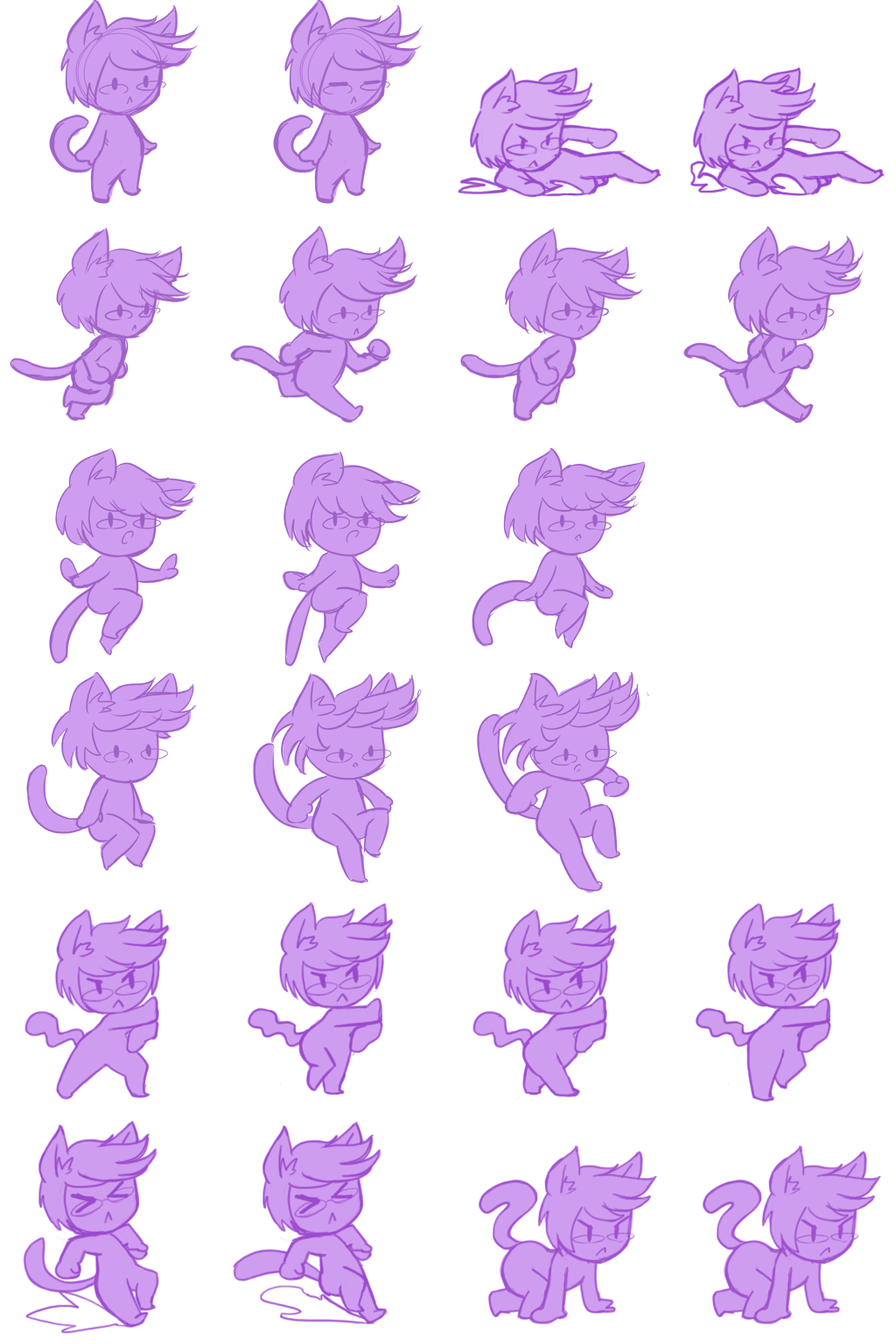
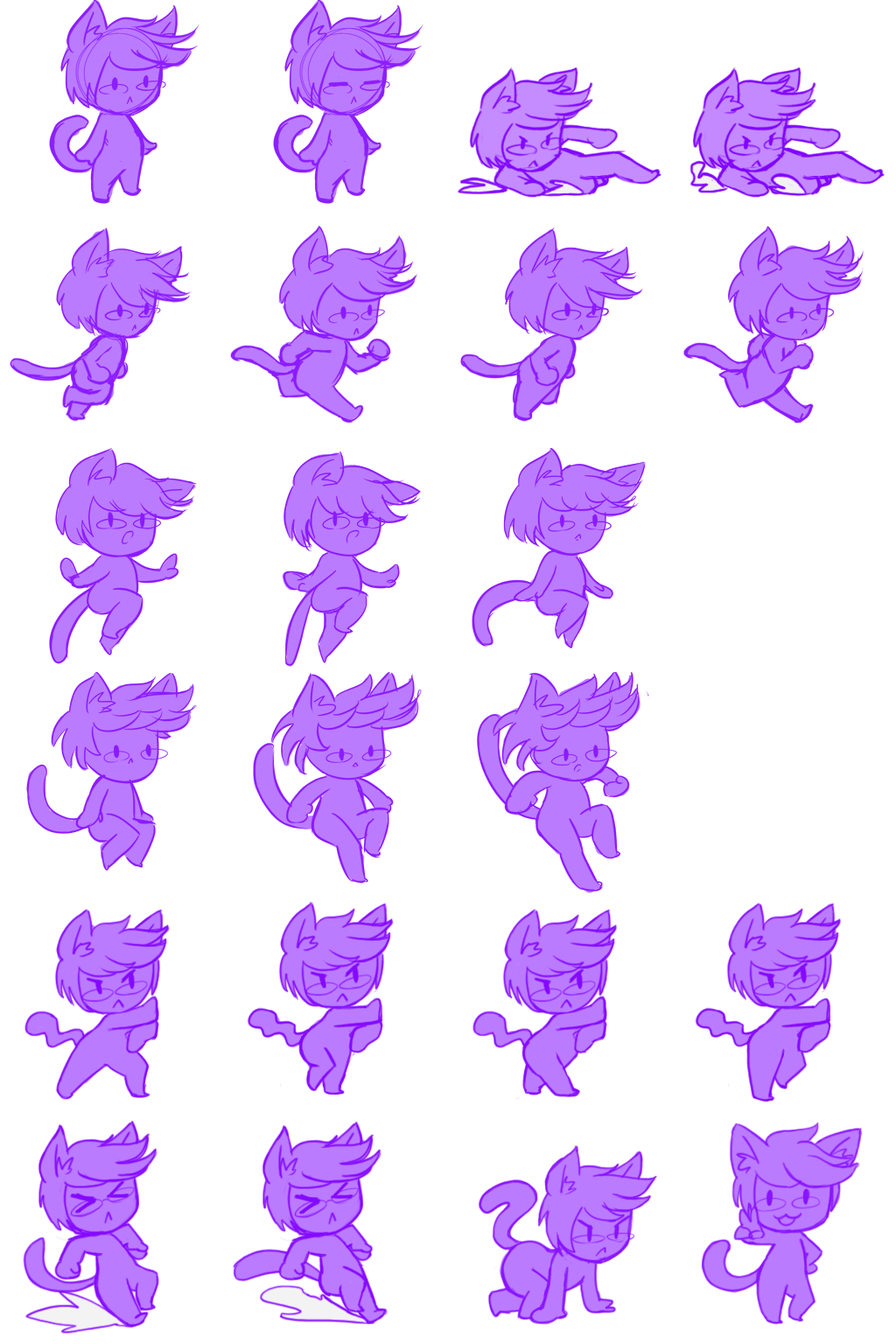
Before/after of a 896 x 1344 layered artwork. What changed in the layer stack:
removed group "Ready pose copy" (3 layers) over [700, 1121, 881, 1325]
removed layer "Layer 26 copy" from group "Ready pose copy" over [701, 1144, 881, 1325]
removed layer "Layer 25 copy" from group "Ready pose copy" over [702, 1146, 879, 1325]
added group "Idle 1 copy" with 3 layers above "Ready pose" over [700, 1121, 881, 1325]
added layer "Layer 27" in group "Idle 1 copy" over [700, 1121, 863, 1325]
added layer "Layer 28" in group "Idle 1 copy" over [700, 1122, 863, 1325]
hid "Layer 0 copy 21", moved it into group "Idle 1 copy" over [700, 1121, 881, 1325]
